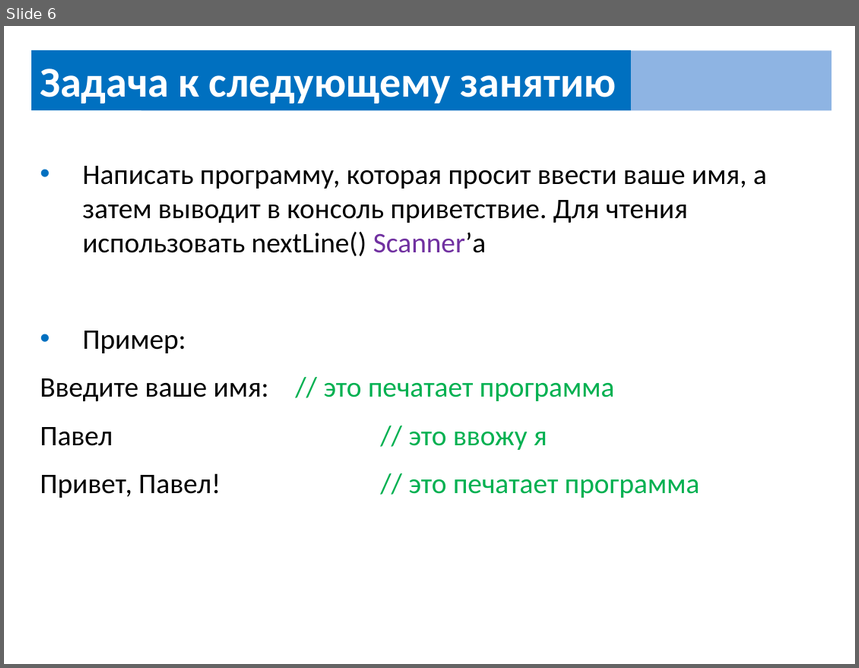
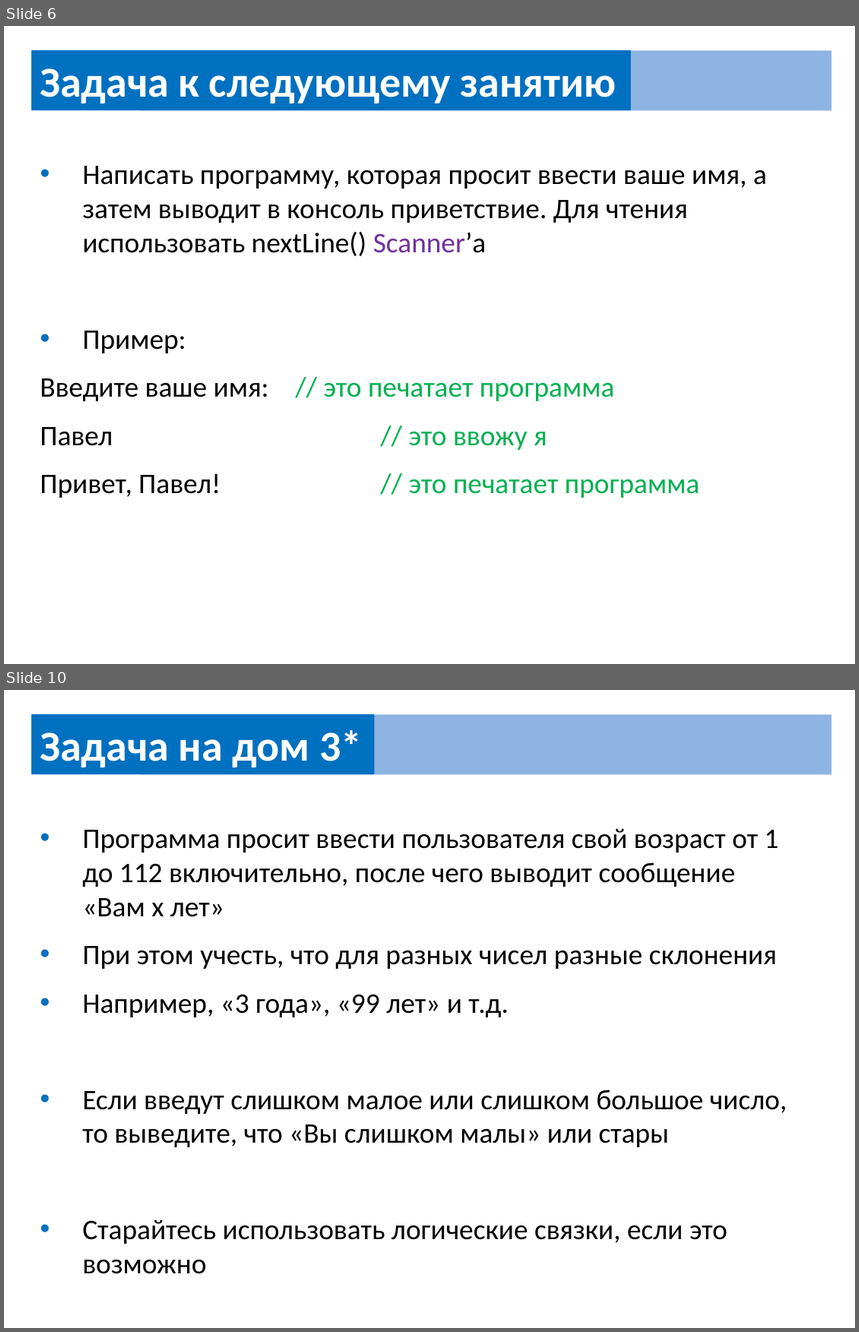
Before and after one commit to UsovaAnna/lesson, a slide deck: src/home/home_work.pptx. Shown one above the other, each under a label of ours: slide 6 before the commit, slides 6 and 10 after it; the slides between them are not shown. The pictures are 859x668 and 859x1332 pixels, drawn with LibreOffice and Linux fonts; fonts in the diff are those of the drawing. Boxes give left, top, right and bottom in pixels: in the first picture for what was removed or moved away, otherwise in the second. Text is boxed around its words. In the diff, an @@ line names an element or a change of style, - is before the commit and + after.

```diff
--- a/src/home/home_work.pptx
+++ b/src/home/home_work.pptx
@@ slide 10 added at [4, 690, 855, 1328], background #FFFFFF @@
@@ rectangle added at [31, 714, 374, 775], fill #0070C0, 36 pt, text #FFFFFF, bold @@
+Задача на дом 3*
@@ rectangle added at [141, 714, 832, 775], fill #8EB4E3 @@
@@ text added at [82, 828, 787, 1274], 24 pt, text #000000 @@
+• Программа просит ввести пользователя свой возраст от 1 до 112 включительно, после чего выводит сообщение
+  «Вам x лет»
+• При этом учесть, что для разных чисел разные склонения
+• Например, «3 года», «99 лет» и т.д.
+• Если введут слишком малое или слишком большое число, то выведите, что «Вы слишком малы» или стары
+• Старайтесь использовать логические связки, если это возможно
```
Also in this commit, not shown: 5 other slides added, 1 other file.
